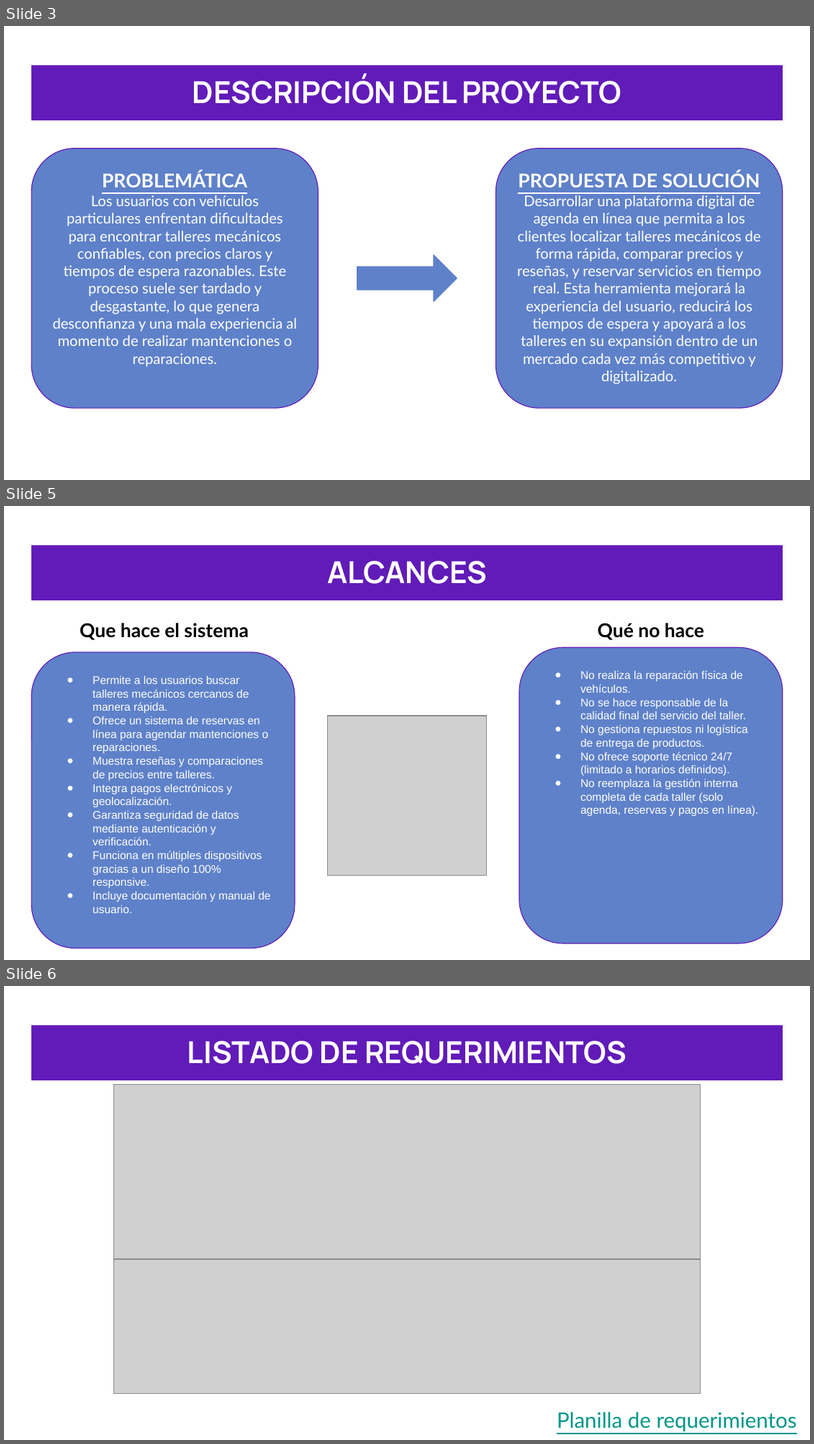
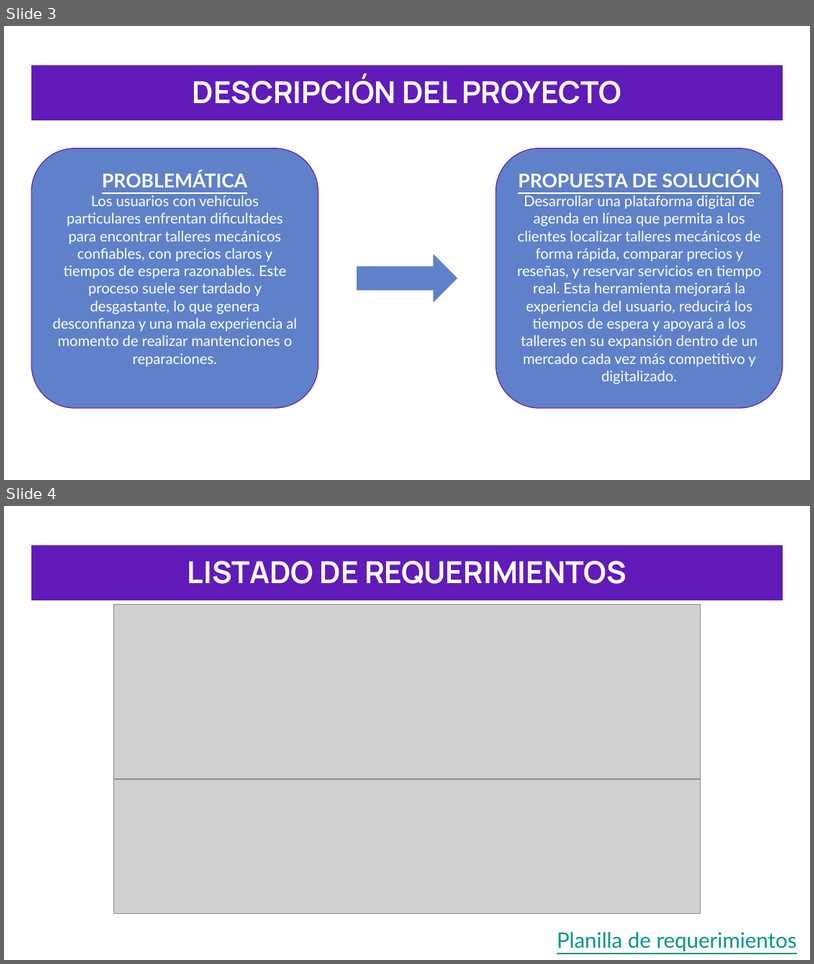
Before and after one commit to Exeeq/GRUPO1_CAPSTONE_007D, a slide deck: FASE 2/PRESENTACIÓN CAPSTONE F2 “Proyecto FixSpot”.pptx. Shown one above the other, each under a label of ours: slides 3, 5 and 6 before the commit, slides 3 and 4 after it; the slides between them are not shown. The pictures are 814x1444 and 814x964 pixels, drawn with LibreOffice and Linux fonts; fonts in the diff are those of the drawing; grey boxes stand for pictures. Boxes give left, top, right and bottom in pixels: in the first picture for what was removed or moved away, otherwise in the second. Text is boxed around its words. In the diff, an @@ line names an element or a change of style, - is before the commit and + after.

Commit message:
Documentación Fase 2 Completa

```diff
--- a/FASE 2/PRESENTACIÓN CAPSTONE F2 “Proyecto FixSpot”.pptx
+++ b/FASE 2/PRESENTACIÓN CAPSTONE F2 “Proyecto FixSpot”.pptx
@@ slide 5 removed at (4,506,810,960), background #FFFFFF @@
@@ title removed at (31,546,783,600) @@
-ALCANCES
@@ text removed at (80,623,249,640) @@
-Que hace el sistema
@@ text removed at (598,623,705,640) @@
-Qué no hace
@@ rounded rectangle removed at (31,652,295,948) @@
-● Permite a los usuarios buscar talleres mecánicos cercanos de manera rápida.
-● Ofrece un sistema de reservas en línea para agendar mantenciones o reparaciones.
-● Muestra reseñas y comparaciones de precios entre talleres.
-● Integra pagos electrónicos y geolocalización.
-● Garantiza seguridad de datos mediante autenticación y verificación.
-● Funciona en múltiples dispositivos gracias a un diseño 100% responsive.
-● Incluye documentación y manual de usuario.
@@ rounded rectangle removed at (520,647,783,943) @@
-● No realiza la reparación física de vehículos.
-● No se hace responsable de la calidad final del servicio del taller.
-● No gestiona repuestos ni logística de entrega de productos.
-● No ofrece soporte técnico 24/7 (limitado a horarios definidos).
-● No reemplaza la gestión interna completa de cada taller (solo agenda, reservas y pagos en línea).
@@ picture removed at (327,716,487,875) @@
@@ what was slide 6 is now slide 4 @@
```
Also in this commit, not shown: 3 slides changed, 4 slides added, 4 other slides removed, 24 other files.
